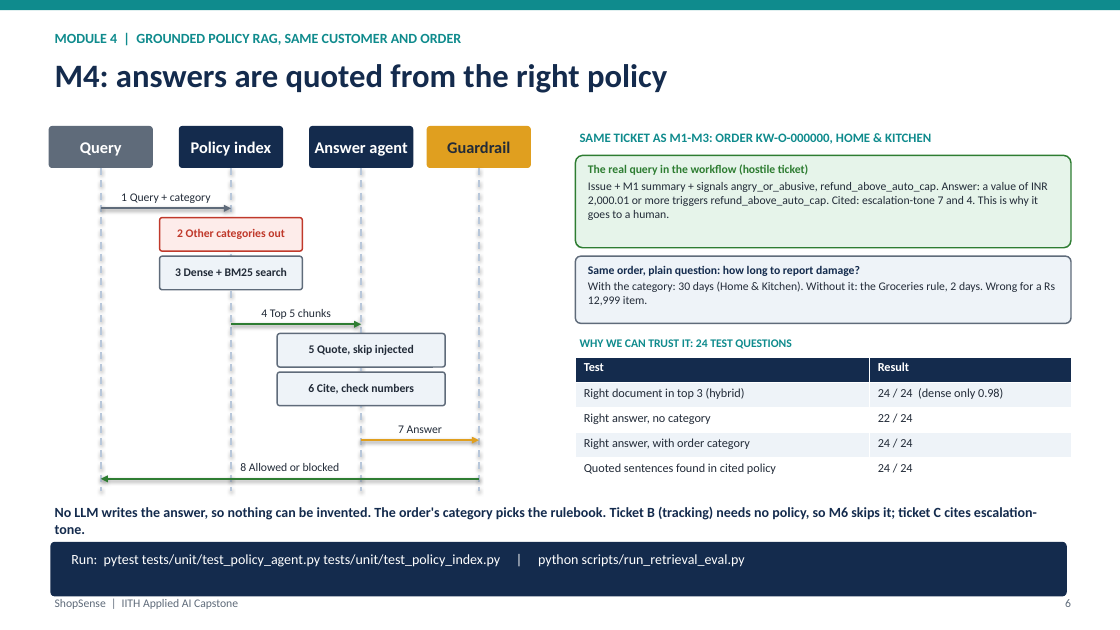
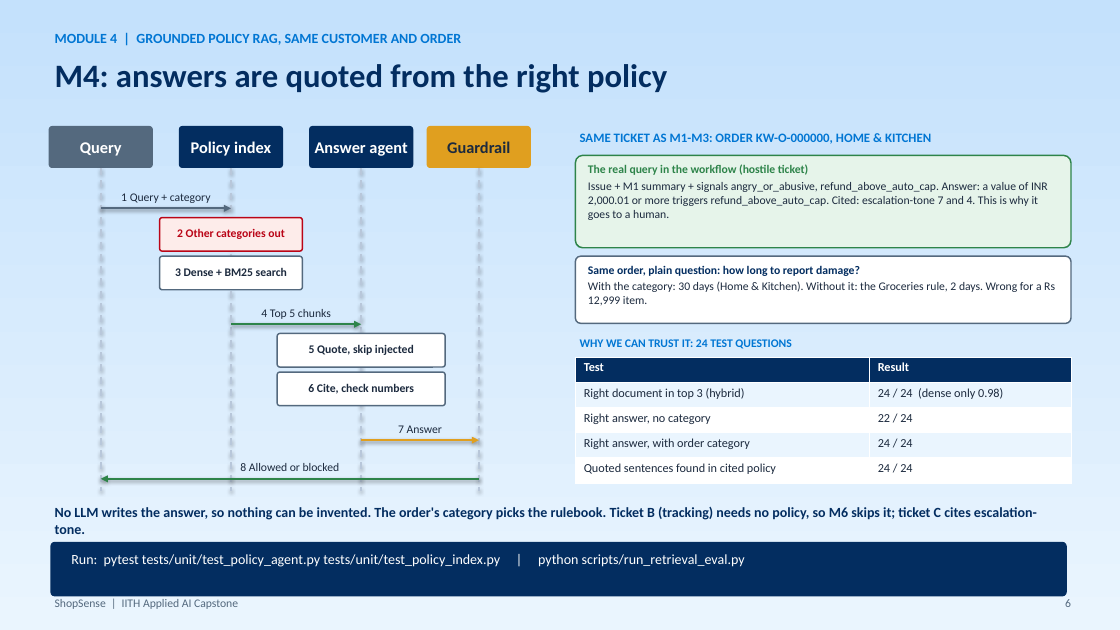
Before and after one commit to abhraj786/iith-ai-capstone-shopsense, a slide deck: slide 6 of docs/deck/iith-ai-capstone-shopsense.pptx. Drawn at 1120x630 pixels with LibreOffice and Linux fonts; fonts in the diff are those of the drawing. Boxes give left, top, right and bottom in pixels: in the first picture for what was removed or moved away, otherwise in the second. Text is boxed around its words. In the diff, an @@ line names an element or a change of style, - is before the commit and + after.

Commit message:
Deck: pale-blue gradient background, white cards, navy and bright-blue palette

```diff
--- a/docs/deck/iith-ai-capstone-shopsense.pptx
+++ b/docs/deck/iith-ai-capstone-shopsense.pptx
@@ background #FFFFFF to gradient #EAF5FE to #C4E1FC @@
@@ rectangle removed at <box>0,0,1120,10</box> @@
@@ text "M4: answers are quoted from ..." at <box>55,64,667,93</box>: text colour #142B4D to #032D60 @@
@@ rounded rectangle "Query" at <box>49,126,153,168</box>: fill #5F6B7A to #54697E @@
@@ rounded rectangle at <box>576,155,1071,248</box>: outline #2E7D32 1.25 pt to #2E844A 1.25 pt @@
@@ text "The real query in the ..." at <box>588,164,1048,220</box>: text colour #2E7D32 to #2E844A in "The real query in the workflow (hostile ..."; text colour #222B38 to #1C2A3E in "Issue + M1 summary + signals angry_or_abusive, ..." @@
@@ arrow (101, 208) - (231, 208): stroke #5F6B7A 2 pt to #54697E 2 pt @@
@@ rounded rectangle at <box>160,218,302,251</box>: outline #C0392B 1.25 pt to #BA0517 1.25 pt @@
@@ text "2 Other categories out" at <box>177,229,285,239</box>: text colour #C0392B to #BA0517 @@
@@ fill #EEF3F8 to #FFFFFF; outline #5F6B7A 1.25 pt to #54697E 1.25 pt in 4 elements at <box>160,256,302,290</box>, <box>277,334,445,367</box>, <box>277,372,445,406</box>, <box>576,256,1071,323</box> @@
@@ text "Same order, plain question: how ..." at <box>588,265,1055,305</box>: text colour #142B4D to #032D60 in "Same order, plain question: how long to ..."; text colour #222B38 to #1C2A3E in "With the category: 30 days (Home & ..." @@
@@ arrow (231, 324) - (361, 324): stroke #2E7D32 2 pt to #2E844A 2 pt @@
@@ text colour #0F8B8D to #0176D3 in 3 elements at <box>55,34,461,45</box>, <box>580,133,931,144</box>, <box>580,339,791,349</box> @@
@@ table at <box>576,357,1071,483</box> @@
@@ fill #142B4D to #032D60 in row 1 @@
@@ fill #EEF3F8 to #EAF5FE in 4 cells @@
@@ text colour #222B38 to #1C2A3E @@
@@ arrow (479, 479) - (101, 479): stroke #2E7D32 2 pt to #2E844A 2 pt @@
@@ text colour #222B38 to #1C2A3E in 8 elements at <box>427,126,531,168</box>, <box>121,193,211,203</box>, <box>175,268,287,276</box>, <box>261,309,331,319</box>, <box>309,344,414,355</box>, <box>308,383,414,394</box>, <box>398,425,442,433</box>, <box>240,463,340,471</box> @@
@@ text "No LLM writes the answer, ..." at <box>55,507,1037,534</box>: text colour #142B4D to #032D60 @@
@@ fill #142B4D to #032D60 in 3 elements at <box>179,126,283,168</box>, <box>309,126,413,168</box>, <box>50,542,1067,597</box> @@
@@ text "ShopSense | IITH Applied AI ..." at <box>55,599,238,609</box>: text colour #5F6B7A to #54697E @@
@@ text "6" at <box>1065,599,1071,607</box>: text colour #5F6B7A to #54697E @@
```
Also in this commit, not shown: 9 other slides changed, 1 other file.
